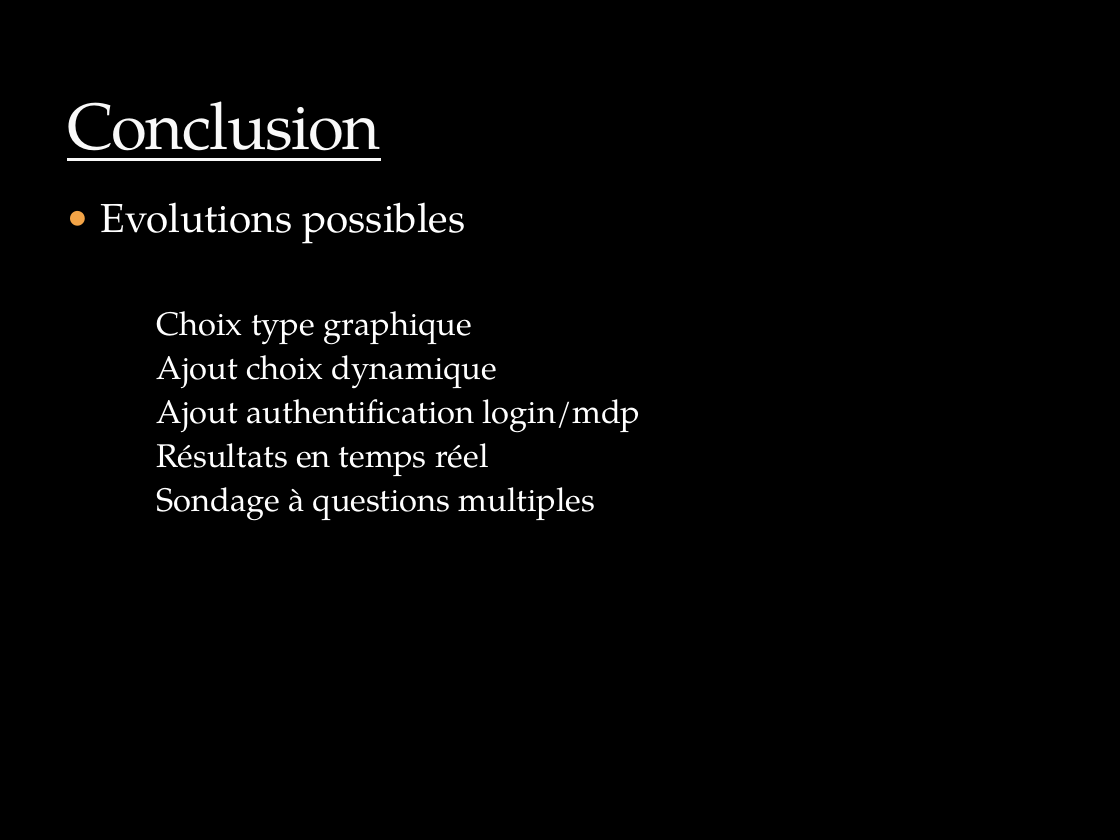
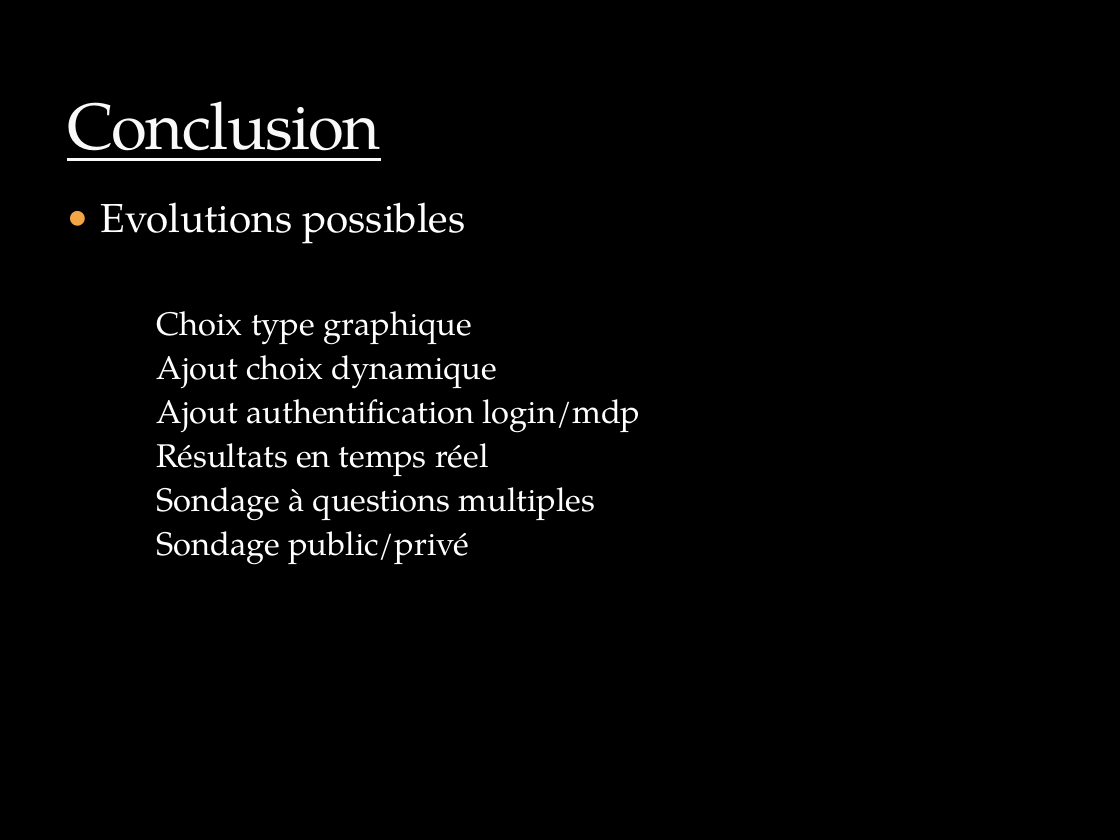
Before and after one commit to Benoroth/Projet-1-Sondage, a slide deck: slide 6 of Présentation/Présentation Site.pptx. Drawn at 1120x840 pixels with LibreOffice and Linux fonts; fonts in the diff are those of the drawing; background and template pictures are left out. Boxes give left, top, right and bottom in pixels: in the first picture for what was removed or moved away, otherwise in the second. Text is boxed around its words. In the diff, an @@ line names an element or a change of style, - is before the commit and + after.

```diff
--- a/Présentation/Présentation Site.pptx
+++ b/Présentation/Présentation Site.pptx
@@ text at <box>157,531,469,565</box>: paragraph added @@
+    Sondage public/privé
```
Also in this commit, not shown: 1 other file.
